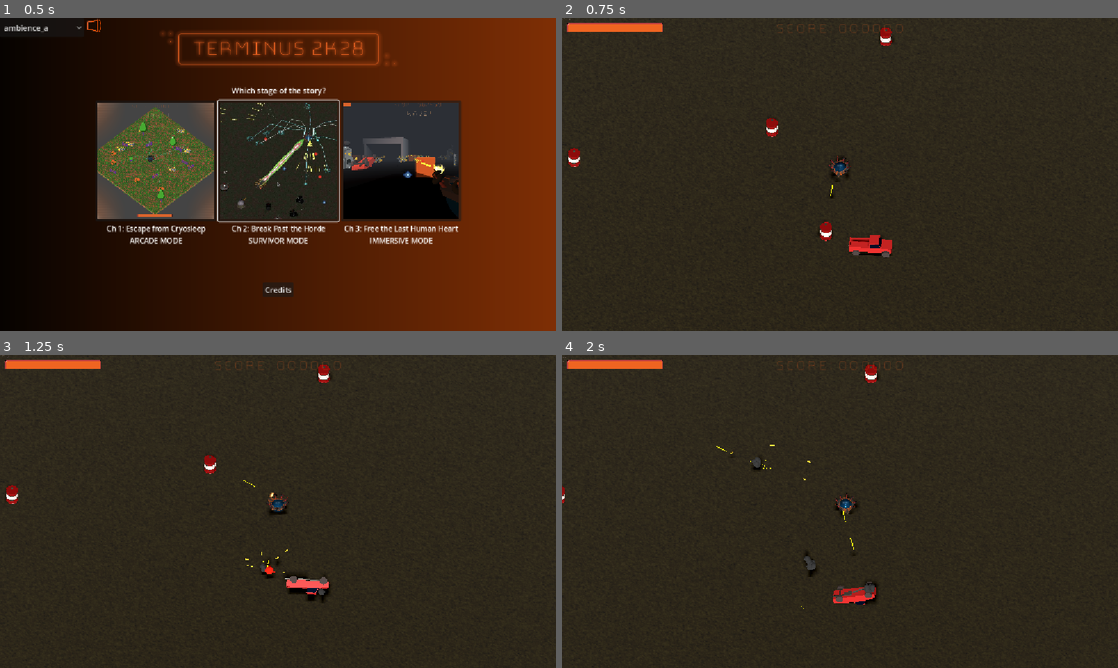
Above: before the commit, frames 1-4 (two rows, left to right).
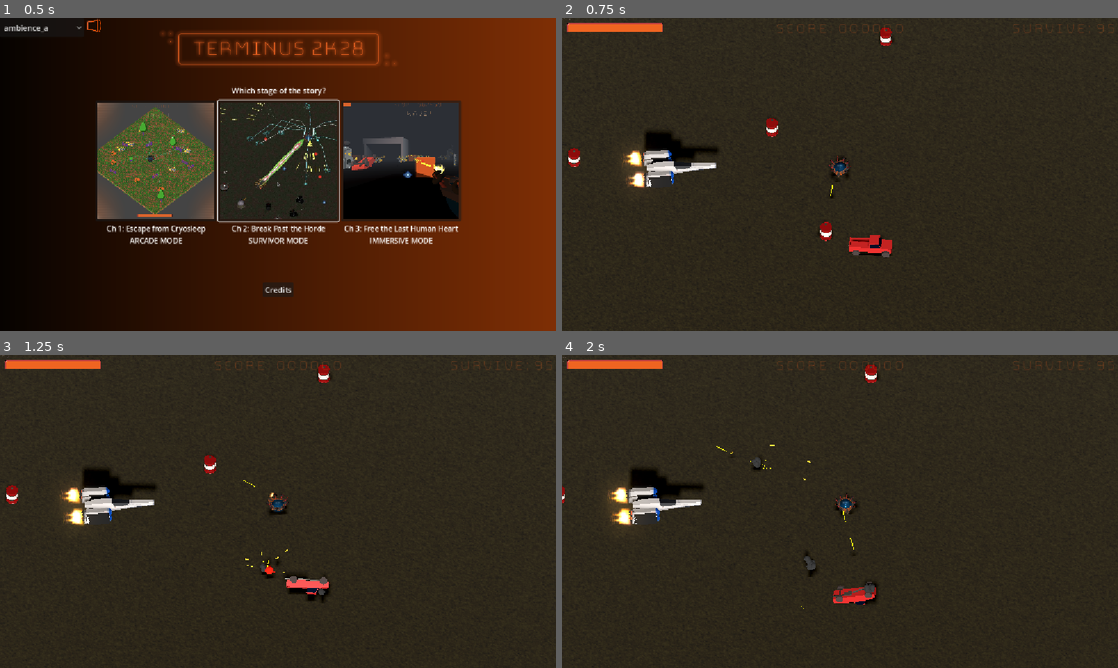
Above: after the commit, the same moments.

Repository: Gamkedo/terminus-2k28
Game: Godot game, scene res://level_menu.tscn
The game is run twice, just before and just after one commit, with the same random seed, the same clock (stepped at 60 frames per second) and the same inputs.
Inputs (mouse positions are in pixels of both pictures, inside the frame that each line leads up to):
- Up to frame 1 (0.5 s): no input
- Up to frame 2 (0.75 s): click (840, 161) at 0.5 s
- Up to frame 3 (1.25 s): no input
- Up to frame 4 (2 s): move the mouse to (962, 495) at 1.27 s; press the mouse at (962, 495) at 1.28 s; hold D (walk_right) from 1.28 s (still down)

Frame 1 is identical in both runs. In frame 2, 1.6% of the frame differs, in the area x 10-100%, y 2-55%; in frame 3, 1.6%; in frame 4, 1.6%, in the area x 8-100%, y 2-55%.

Commit message:
dotfortun ship scene, placeholder for UI timer in survivor mode

Diff:
--- a/Scenes - Levels/areaSurvivor.tscn
+++ b/Scenes - Levels/areaSurvivor.tscn
@@ -10,6 +10,7 @@
 [ext_resource type="PackedScene" uid="uid://wdglasw32mes" path="res://Scenes - Objects/enemy_roombye.tscn" id="7_155sy"]
 [ext_resource type="Script" uid="uid://dgtikgscqcp3m" path="res://Scripts/gameplay/player/auto_aim_component.gd" id="7_v3a74"]
 [ext_resource type="PackedScene" uid="uid://b5v6q4hcakfxg" path="res://Scenes - UI/scoreGUI.tscn" id="8_ua6li"]
+[ext_resource type="LabelSettings" uid="uid://7mc5uw7y6vnf" path="res://Scenes - UI/score-label-settings.tres" id="10_6w6bc"]
 [ext_resource type="PackedScene" uid="uid://4u0plcnsynif" path="res://Scenes - Objects/Scenery/explosive_barrel.tscn" id="10_lqsss"]
 [ext_resource type="PackedScene" uid="uid://vdwb0cf16yx0" path="res://Scenes - Objects/enemy_stationary_turret.tscn" id="11_vx5xs"]
 [ext_resource type="PackedScene" uid="uid://c4bxgkgn3crmk" path="res://Scenes - Objects/Scenery/truck_scenery.tscn" id="13_u40bk"]
@@ -17,6 +18,7 @@
 [ext_resource type="PackedScene" uid="uid://ciwirkbxqetkg" path="res://Scenes - Objects/enemy_quadcopter.tscn" id="15_ocn12"]
 [ext_resource type="Script" uid="uid://cchqruxds1g4" path="res://Scripts/gameplay/world/survivor_enemy_looper.gd" id="15_v3a74"]
 [ext_resource type="PackedScene" uid="uid://b7muf8h4yxj5" path="res://Scenes - UI/pause_menu.tscn" id="16_ocn12"]
+[ext_resource type="PackedScene" uid="uid://dgefm5eu8sdkx" path="res://Scenes - Objects/pickup_aircraft.tscn" id="18_eq1ps"]
 
 [sub_resource type="StandardMaterial3D" id="StandardMaterial3D_42ddl"]
 albedo_color = Color(0.57, 0.57, 0.57, 1)
@@ -132,3 +134,30 @@
 
 [node name="PauseMenu" parent="." unique_id=850452313 instance=ExtResource("16_ocn12")]
 visible = false
+
+[node name="SurvivorMode TimerAndEndingAnim" type="Control" parent="." unique_id=121658769]
+layout_mode = 3
+anchors_preset = 5
+anchor_left = 0.5
+anchor_right = 0.5
+offset_left = 389.0
+offset_right = 389.0
+grow_horizontal = 2
+
+[node name="Ending Flyover Aircraft (WIP)" parent="SurvivorMode TimerAndEndingAnim" unique_id=2023012809 instance=ExtResource("18_eq1ps")]
+transform = Transform3D(-0.76714194, 0, 0.64147747, 0, 1, 0, -0.64147747, 0, -0.76714194, -14.684528, 7.6975307, 22.373508)
+
+[node name="CanvasLayer" type="CanvasLayer" parent="SurvivorMode TimerAndEndingAnim" unique_id=2014492969]
+
+[node name="TimerLabel" type="Label" parent="SurvivorMode TimerAndEndingAnim/CanvasLayer" unique_id=905615547]
+unique_name_in_owner = true
+anchors_preset = 5
+anchor_left = 0.5
+anchor_right = 0.5
+offset_left = 258.0
+offset_right = 572.0
+offset_bottom = 43.0
+grow_horizontal = 2
+text = "SURVIVE: 95"
+label_settings = ExtResource("10_6w6bc")
+horizontal_alignment = 2
--- /dev/null
+++ b/Scenes - Objects/pickup_aircraft.tscn
@@ -0,0 +1,97 @@
+[gd_scene format=3 uid="uid://dgefm5eu8sdkx"]
+
+[ext_resource type="PackedScene" uid="uid://c8507f5gnxvi2" path="res://Models (game format)/animated_fighter.glb" id="1_1arrv"]
+[ext_resource type="Material" uid="uid://d0ba2tru4ht27" path="res://Materials/muzzle_flash_material.tres" id="2_hx2ot"]
+
+[sub_resource type="QuadMesh" id="QuadMesh_y5qfa"]
+material = ExtResource("2_hx2ot")
+
+[sub_resource type="Curve" id="Curve_otmap"]
+_data = [Vector2(0.026856236, 0.96366787), 0.0, 0.0, 0, 0, Vector2(1, 0.02422154), 0.0, 0.0, 0, 0]
+point_count = 2
+
+[sub_resource type="Curve" id="Curve_wbxlg"]
+_limits = [-1.0, 1.0, 0.0, 1.0]
+_data = [Vector2(0, 1), 0.0, 0.0, 0, 0, Vector2(0.9968404, -0.93771636), 0.0, 0.0, 0, 0]
+point_count = 2
+
+[node name="Node3D" type="Node3D" unique_id=2023012809]
+
+[node name="animated_fighter" parent="." unique_id=724408094 instance=ExtResource("1_1arrv")]
+transform = Transform3D(1, 0, 0, 0, 1, 0, 0, 0, 1, -0.007, 0, 0)
+
+[node name="CPUParticles3D" type="CPUParticles3D" parent="." unique_id=1050997192]
+transform = Transform3D(1, 0, 0, 0, -4.371139e-08, 1, 0, -1, -4.371139e-08, 2.61619, 0.76259947, -9.613943)
+amount = 20
+lifetime = 0.25
+explosiveness = 0.5
+randomness = 0.5
+fixed_fps = 30
+mesh = SubResource("QuadMesh_y5qfa")
+emission_shape = 1
+emission_sphere_radius = 0.1
+gravity = Vector3(0, 0, 0)
+initial_velocity_max = 0.3
+scale_amount_min = 2.0
+scale_amount_max = 4.0
+scale_amount_curve = SubResource("Curve_otmap")
+color = Color(1, 1, 1, 0.19607843)
+hue_variation_max = 0.36
+hue_variation_curve = SubResource("Curve_wbxlg")
+
+[node name="CPUParticles3D2" type="CPUParticles3D" parent="." unique_id=2081566217]
+transform = Transform3D(1, 0, 0, 0, -4.371139e-08, 1, 0, -1, -4.371139e-08, -2.526081, 0.76259947, -9.485897)
+amount = 20
+lifetime = 0.25
+explosiveness = 0.5
+randomness = 0.5
+fixed_fps = 30
+mesh = SubResource("QuadMesh_y5qfa")
+emission_shape = 1
+emission_sphere_radius = 0.1
+gravity = Vector3(0, 0, 0)
+initial_velocity_max = 0.3
+scale_amount_min = 2.0
+scale_amount_max = 4.0
+scale_amount_curve = SubResource("Curve_otmap")
+color = Color(1, 1, 1, 0.19607843)
+hue_variation_max = 0.36
+hue_variation_curve = SubResource("Curve_wbxlg")
+
+[node name="CPUParticles3D3" type="CPUParticles3D" parent="." unique_id=1994982307]
+transform = Transform3D(1, 0, 0, 0, -4.371139e-08, 1, 0, -1, -4.371139e-08, 2.61619, -0.5510211, -9.613943)
+amount = 20
+lifetime = 0.25
+explosiveness = 0.5
+randomness = 0.5
+fixed_fps = 30
+mesh = SubResource("QuadMesh_y5qfa")
+emission_shape = 1
+emission_sphere_radius = 0.1
+gravity = Vector3(0, 0, 0)
+initial_velocity_max = 0.3
+scale_amount_min = 2.0
+scale_amount_max = 4.0
+scale_amount_curve = SubResource("Curve_otmap")
+color = Color(1, 1, 1, 0.19607843)
+hue_variation_max = 0.36
+hue_variation_curve = SubResource("Curve_wbxlg")
+
+[node name="CPUParticles3D4" type="CPUParticles3D" parent="." unique_id=523747882]
+transform = Transform3D(1, 0, 0, 0, -4.371139e-08, 1, 0, -1, -4.371139e-08, -2.526081, -0.5510211, -9.485897)
+amount = 20
+lifetime = 0.25
+explosiveness = 0.5
+randomness = 0.5
+fixed_fps = 30
+mesh = SubResource("QuadMesh_y5qfa")
+emission_shape = 1
+emission_sphere_radius = 0.1
+gravity = Vector3(0, 0, 0)
+initial_velocity_max = 0.3
+scale_amount_min = 2.0
+scale_amount_max = 4.0
+scale_amount_curve = SubResource("Curve_otmap")
+color = Color(1, 1, 1, 0.19607843)
+hue_variation_max = 0.36
+hue_variation_curve = SubResource("Curve_wbxlg")
--- /dev/null
+++ b/Scenes - Particles/muzzle_flash_thruster.tscn
@@ -0,0 +1,35 @@
+[gd_scene format=3 uid="uid://dtlqeo5ri11dr"]
+
+[ext_resource type="Script" uid="uid://dylns0kqgemus" path="res://Scripts/gameplay/particle_remove.gd" id="1_0j5ok"]
+[ext_resource type="Material" uid="uid://d0ba2tru4ht27" path="res://Materials/muzzle_flash_material.tres" id="2_mloh6"]
+
+[sub_resource type="QuadMesh" id="QuadMesh_y5qfa"]
+material = ExtResource("2_mloh6")
+
+[sub_resource type="Curve" id="Curve_otmap"]
+_data = [Vector2(0.026856236, 0.96366787), 0.0, 0.0, 0, 0, Vector2(1, 0.02422154), 0.0, 0.0, 0, 0]
+point_count = 2
+
+[sub_resource type="Curve" id="Curve_wbxlg"]
+_limits = [-1.0, 1.0, 0.0, 1.0]
+_data = [Vector2(0, 1), 0.0, 0.0, 0, 0, Vector2(0.9968404, -0.93771636), 0.0, 0.0, 0, 0]
+point_count = 2
+
+[node name="MuzzleFlash" type="Node3D" unique_id=2136184369]
+script = ExtResource("1_0j5ok")
+
+[node name="CPUParticles3D" type="CPUParticles3D" parent="." unique_id=1050997192]
+amount = 20
+lifetime = 0.25
+explosiveness = 0.5
+randomness = 0.5
+fixed_fps = 30
+mesh = SubResource("QuadMesh_y5qfa")
+emission_shape = 1
+emission_sphere_radius = 0.1
+gravity = Vector3(0, 0, 0)
+initial_velocity_max = 0.3
+scale_amount_curve = SubResource("Curve_otmap")
+color = Color(1, 1, 1, 0.19607843)
+hue_variation_max = 0.36
+hue_variation_curve = SubResource("Curve_wbxlg")
